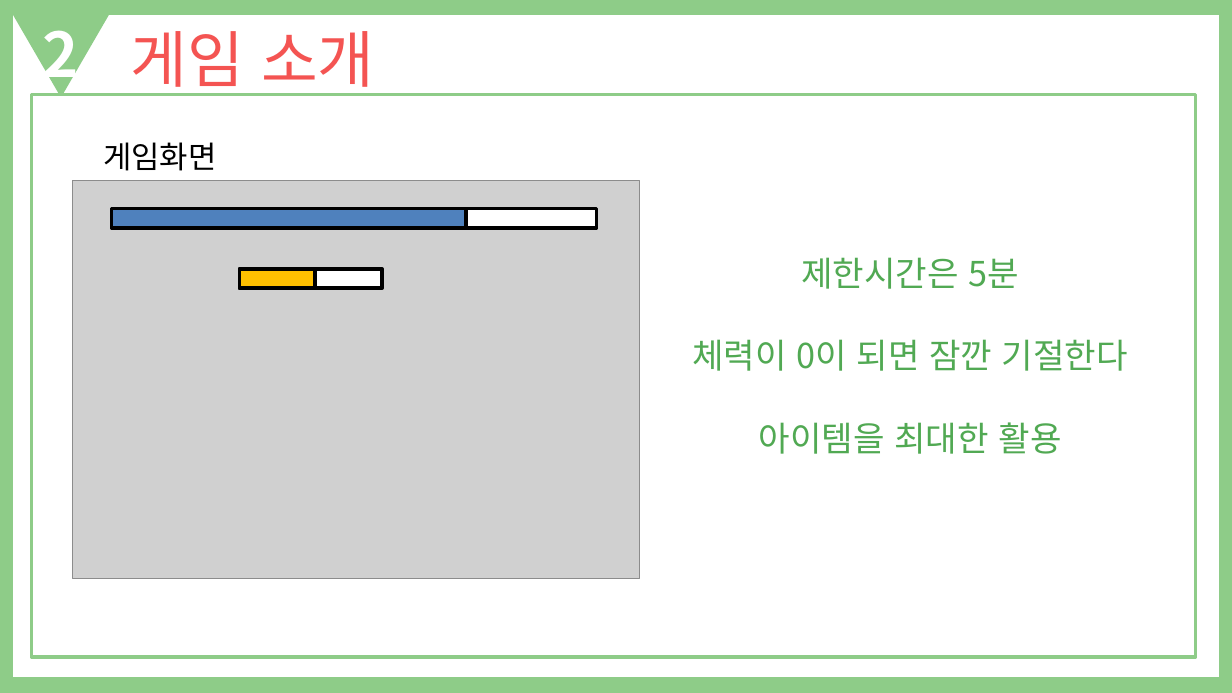
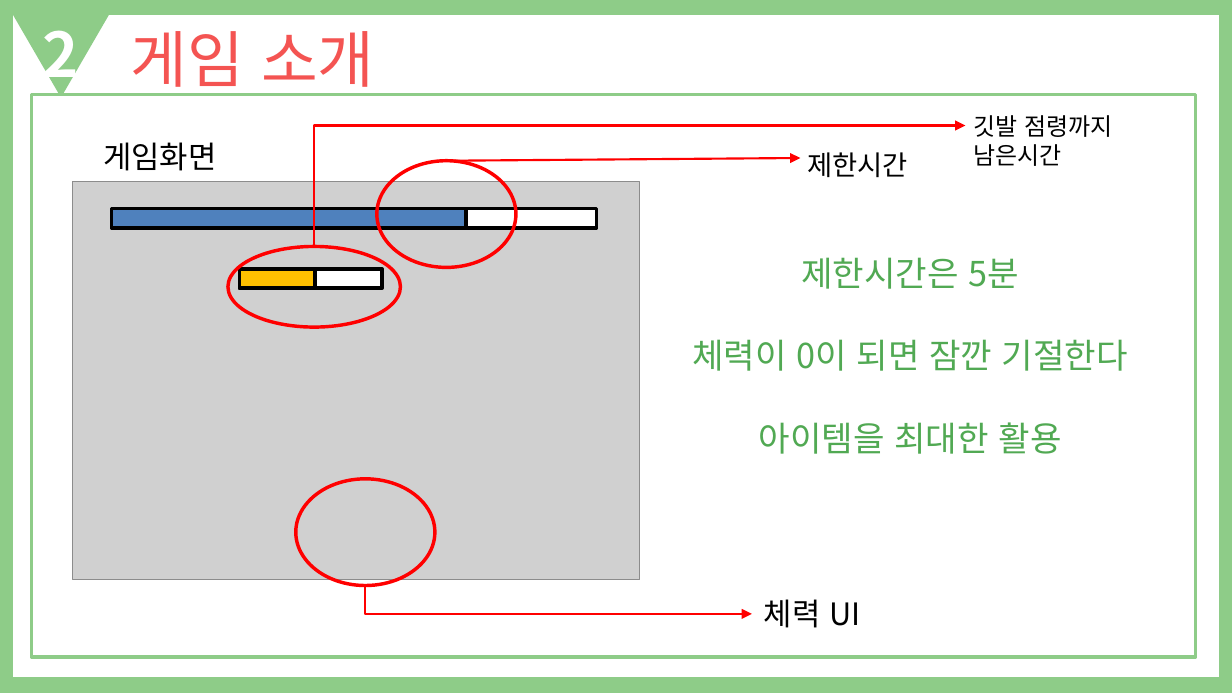
Before and after one commit to Celesta129/TeamProject, a slide deck: slide 4 of Documents/King of Playground 기획 발표자료.pptx. Drawn at 1232x693 pixels with LibreOffice and Linux fonts; fonts in the diff are those of the drawing; grey boxes stand for pictures. Boxes give left, top, right and bottom in pixels: in the first picture for what was removed or moved away, otherwise in the second. Text is boxed around its words. In the diff, an @@ line names an element or a change of style, - is before the commit and + after.

Commit message:
자료 수정

```diff
--- a/Documents/King of Playground 기획 발표자료.pptx
+++ b/Documents/King of Playground 기획 발표자료.pptx
@@ text added at [973,115,1112,166], 14 pt, text #000000 @@
+깃발 점령까지 남은시간
@@ elbow arrow added from (314, 246) to (965, 126), #FF0000 1.25 pt @@
@@ ellipse added at [377,160,516,267], outline #FF0000 2 pt @@
@@ arrow added from (446, 160) to (801, 158), #FF0000 1.25 pt @@
@@ text added at [807,152,907,178], 16 pt, text #000000 @@
+제한시간
@@ ellipse added at [228,246,400,326], outline #FF0000 2 pt @@
@@ ellipse added at [296,479,435,586], outline #FF0000 2 pt @@
@@ elbow arrow added from (366, 585) to (752, 614), #FF0000 1.25 pt @@
@@ text added at [764,599,860,628], 18 pt, text #000000 @@
+체력 UI
```
